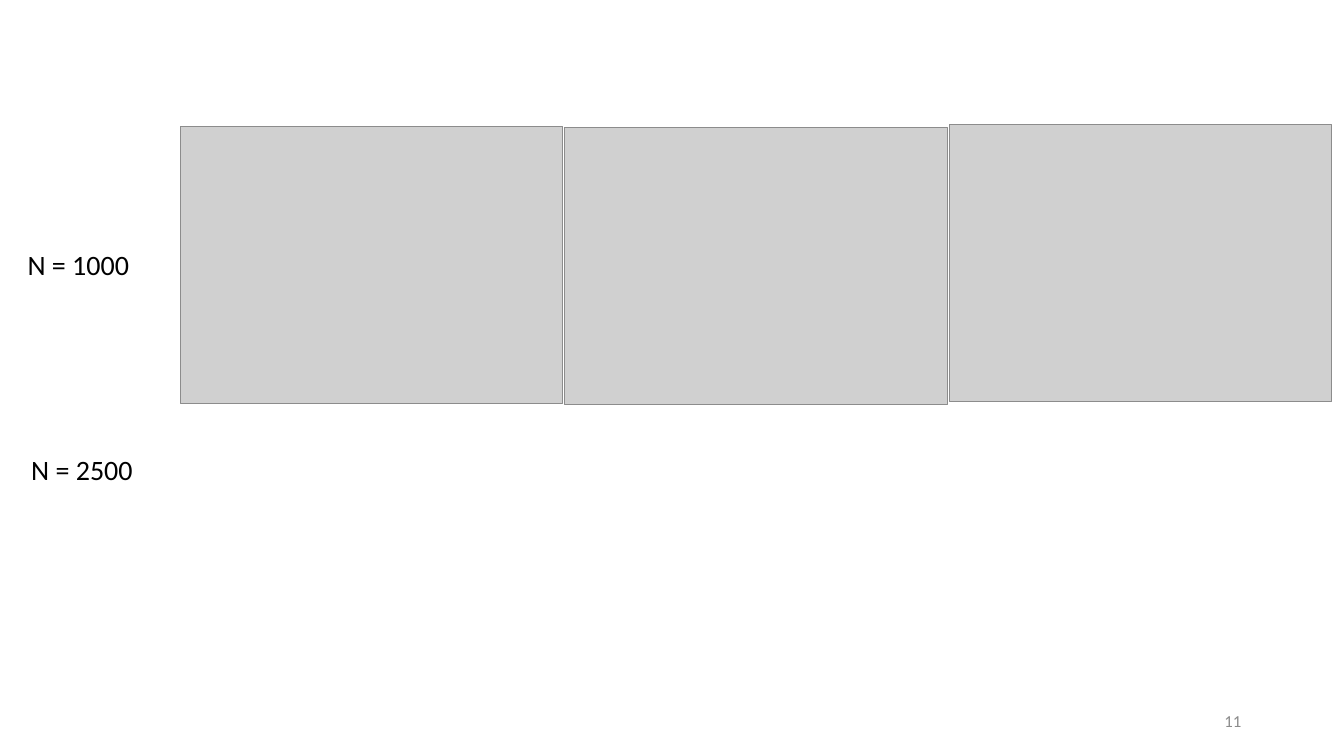
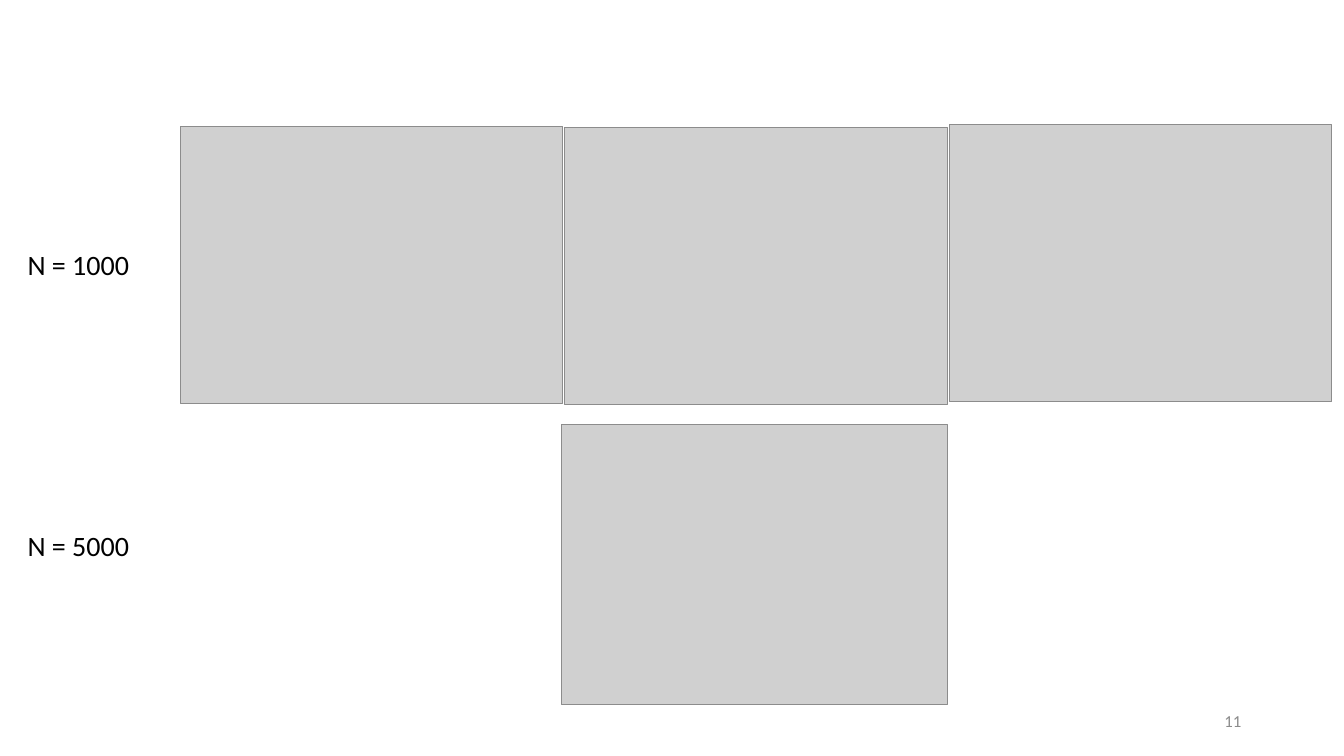
Before and after one commit to tyokokur/presentations, a slide deck: slide 11 of NAF.pptx. Drawn at 1344x756 pixels with LibreOffice and Linux fonts; fonts in the diff are those of the drawing; grey boxes stand for pictures; background and template pictures are left out. Boxes give left, top, right and bottom in pixels: in the first picture for what was removed or moved away, otherwise in the second. Text is boxed around its words. In the diff, an @@ line names an element or a change of style, - is before the commit and + after.

Commit message:
autocommit

```diff
--- a/NAF.pptx
+++ b/NAF.pptx
@@ picture added at box(562, 424, 948, 705) @@
@@ text at box(28, 538, 129, 557): text changed @@
-N = 2500
+N = 5000
```
